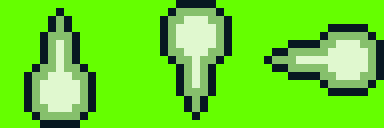
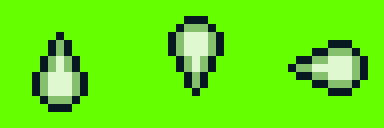
Layered file, before and after one edit (384×128). Changes by layer:
added layer "right" (1st of 3) above "up" over [288, 40, 368, 96]
added layer "up" (1st of 3) above "down" over [168, 16, 224, 96]
added layer "down" (1st of 3) above "right" over [32, 32, 88, 112]
hid "right" (2nd of 3) over [264, 24, 384, 96]
hid "up" (2nd of 3) over [160, 0, 232, 120]
hid "down" (2nd of 3) over [24, 8, 96, 128]
